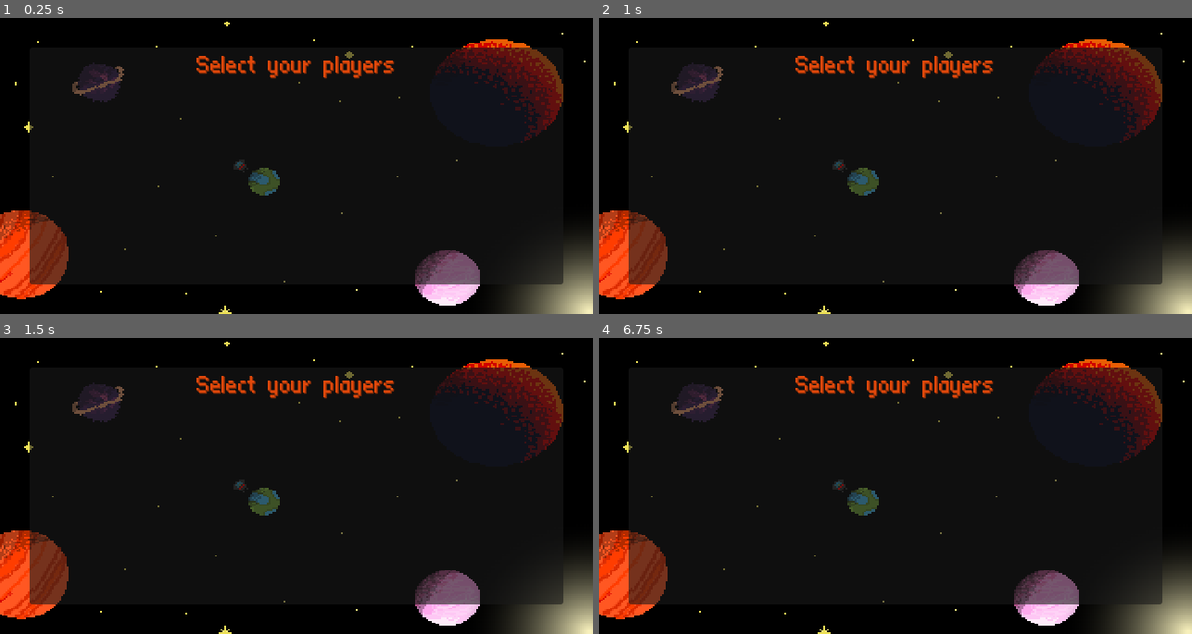
Above: before the commit, frames 1-4 (two rows, left to right).
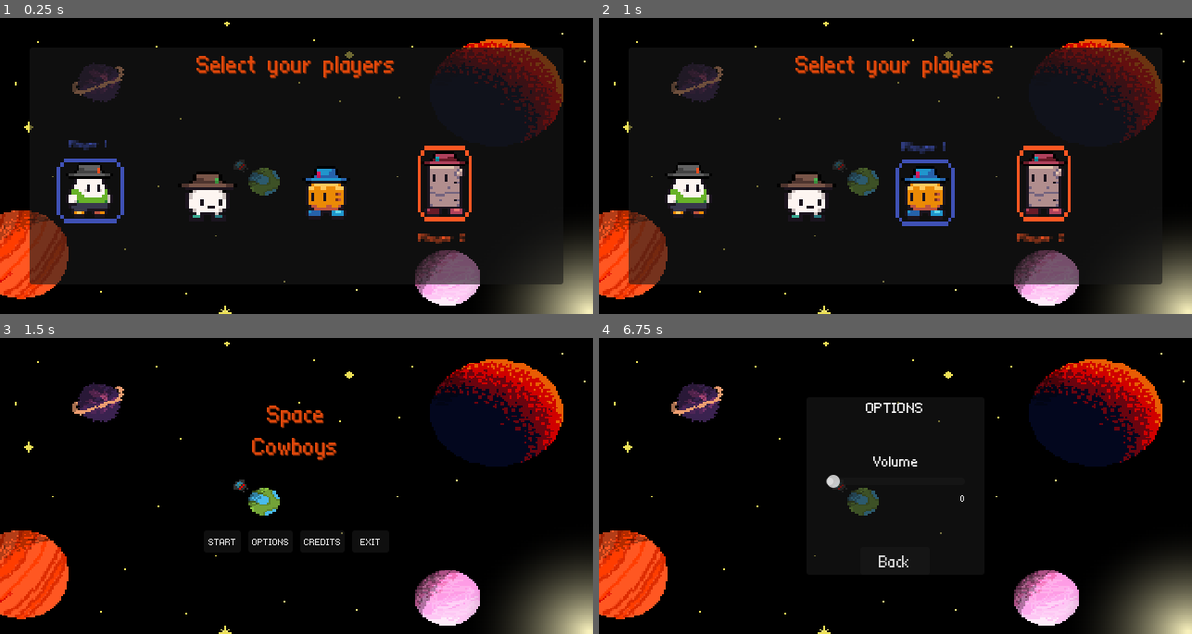
Above: after the commit, the same moments.

Repository: DanteAugusto/spaceCowboys
Game: Godot game, scene res://scenes/selection_menu.tscn
Same seed, same stepped clock (60 frames per second), same inputs: the game is played once before the commit and once after it. This scene is started directly instead of the project's main scene.
Inputs (mouse positions are in pixels of both pictures, inside the frame that each line leads up to):
- Up to frame 1 (0.25 s): no input
- Up to frame 2 (1 s): tap Enter (enter) at 0.5 s; hold Up (Up) from 0.53 s (still down); hold A (a) from 0.53 s (still down); tap D (d) at 0.8 s
- Up to frame 3 (1.5 s): keep holding Up (Up); tap Space at 1.25 s; release A (a) at 1.28 s; tap D (d) at 1.35 s
- Up to frame 4 (6.75 s): tap F (f) at 1.55 s; release Up (Up) at 2 s; click (824, 542) at 2 s, where only the run after the commit has a clickable "START"; tap Enter (enter) at 2.75, 5 s; hold Down (Down) 2.78-3.53 s; hold F (f) 2.78-3.53 s; tap H (h) at 3.05, 3.6 s; tap Space at 3.5, 5.75 s; hold Up (Up) 3.53-4.25 s; tap J (j) at 3.8 s; click (824, 542) at 4.25 s, where only the run after the commit has a clickable "START"; hold Up (Up) 5.03-5.78 s; hold J (j) 5.03-5.78 s; tap K (k) at 5.3, 5.85 s; hold Down (Down) 5.78-6.5 s; tap Up (Up) at 6.02 s; tap L (l) at 6.05 s; click (871, 542) at 6.5 s, where only the run after the commit has a clickable "OPTIONS"

The runs differ from the first frame. In frame 1, 4.3% of the frame differs, in the area x 9-80%, y 41-77%; in frame 2, 4.3%; in frame 3, 8.3%, in the area x 5-95%, y 10-90%; in frame 4, 7.4%.

Commit message:
updated selection_menu and menu_page scenes

Diff:
--- a/scenes/selection_menu.tscn
+++ b/scenes/selection_menu.tscn
@@ -1,7 +1,14 @@
-[gd_scene load_steps=3 format=3 uid="uid://bvaw6hkhfjcu4"]
+[gd_scene load_steps=10 format=3 uid="uid://bvaw6hkhfjcu4"]
 
 [ext_resource type="Texture2D" uid="uid://tls7xyloyxth" path="res://assets/background-menu-2.png" id="1_qs1la"]
+[ext_resource type="Script" path="res://scripts/selection.gd" id="2_1lrxc"]
 [ext_resource type="FontFile" uid="uid://conbt31x0xbxd" path="res://assets/at01.ttf" id="2_t27kk"]
+[ext_resource type="Texture2D" uid="uid://hiwsvgg716uy" path="res://assets/Cowboys Sprite/Mr.Mochi/Mr.Mochi - Idle.png" id="3_6a50m"]
+[ext_resource type="Texture2D" uid="uid://dl4flkm8dpn4u" path="res://assets/select-1.png" id="4_2gxy8"]
+[ext_resource type="Texture2D" uid="uid://d0sap7epa0ofl" path="res://assets/Cowboys Sprite/Onion/Onion - Idle.png" id="4_747jy"]
+[ext_resource type="Texture2D" uid="uid://0jtbdc0pvo4u" path="res://assets/Cowboys Sprite/Robo Pumpkin/Robo Pumpkin - Idle.png" id="5_hctiu"]
+[ext_resource type="Texture2D" uid="uid://clwmcxogy6pkt" path="res://assets/select-2.png" id="5_ir3fv"]
+[ext_resource type="Texture2D" uid="uid://dyv6a54kwtmwk" path="res://assets/Cowboys Sprite/Robo Totem/Robo Totem - Idle.png" id="6_p0l2j"]
 
 [node name="selection_menu" type="Control"]
 layout_mode = 3
@@ -17,10 +24,12 @@
 texture = ExtResource("1_qs1la")
 
 [node name="panel" type="PanelContainer" parent="."]
+layout_mode = 0
 offset_left = 32.0
 offset_top = 32.0
 offset_right = 608.0
 offset_bottom = 288.0
+script = ExtResource("2_1lrxc")
 
 [node name="title" type="Label" parent="panel"]
 layout_mode = 2
@@ -32,4 +41,193 @@
 text = "Select your players"
 horizontal_alignment = 1
 
-[node name="Sprite2D" type="Sprite2D" parent="panel"]
+[node name="mrmochi" type="Sprite2D" parent="panel"]
+position = Vector2(64, 152)
+scale = Vector2(2.78261, 2.90909)
+texture = ExtResource("3_6a50m")
+region_enabled = true
+region_rect = Rect2(4.14091, 10.4357, 23.3457, 22.1586)
+
+[node name="p1" type="TextureRect" parent="panel/mrmochi"]
+offset_left = -14.0
+offset_top = -14.0
+offset_right = 15.0
+offset_bottom = 16.0
+texture = ExtResource("4_2gxy8")
+
+[node name="label" type="Label" parent="panel/mrmochi/p1"]
+offset_left = 2.64063
+offset_top = -8.0
+offset_right = 25.6406
+offset_bottom = 3.0
+theme_override_colors/font_color = Color(0.247059, 0.317647, 0.709804, 1)
+theme_override_fonts/font = ExtResource("2_t27kk")
+theme_override_font_sizes/font_size = 7
+text = "Player 1"
+horizontal_alignment = 1
+vertical_alignment = 1
+
+[node name="p2" type="TextureRect" parent="panel/mrmochi"]
+visible = false
+offset_left = -14.0
+offset_top = -14.0
+offset_right = 15.0
+offset_bottom = 16.0
+texture = ExtResource("5_ir3fv")
+
+[node name="label" type="Label" parent="panel/mrmochi/p2"]
+offset_left = 2.5
+offset_top = 26.375
+offset_right = 25.5
+offset_bottom = 37.375
+theme_override_colors/font_color = Color(1, 0.337255, 0.133333, 1)
+theme_override_fonts/font = ExtResource("2_t27kk")
+theme_override_font_sizes/font_size = 7
+text = "Player 2"
+horizontal_alignment = 1
+vertical_alignment = 1
+
+[node name="onion" type="Sprite2D" parent="panel"]
+position = Vector2(192, 160)
+scale = Vector2(4, 3.36842)
+texture = ExtResource("4_747jy")
+region_enabled = true
+region_rect = Rect2(-0.0254517, -0.223055, 16.2233, 19.9823)
+
+[node name="p1" type="TextureRect" parent="panel/onion"]
+visible = false
+offset_left = -10.0
+offset_top = -12.0
+offset_right = 10.0
+offset_bottom = 12.0
+texture = ExtResource("4_2gxy8")
+
+[node name="label" type="Label" parent="panel/onion/p1"]
+layout_mode = 0
+offset_left = 2.0
+offset_top = -6.70313
+offset_right = 18.0
+offset_bottom = 2.29688
+theme_override_colors/font_color = Color(0.247059, 0.317647, 0.709804, 1)
+theme_override_fonts/font = ExtResource("2_t27kk")
+theme_override_font_sizes/font_size = 6
+text = "Player 1"
+horizontal_alignment = 1
+vertical_alignment = 1
+
+[node name="p2" type="TextureRect" parent="panel/onion"]
+visible = false
+offset_left = -10.0
+offset_top = -12.0
+offset_right = 10.0
+offset_bottom = 12.0
+texture = ExtResource("5_ir3fv")
+
+[node name="label" type="Label" parent="panel/onion/p2"]
+layout_mode = 0
+offset_left = 2.0
+offset_top = 21.2031
+offset_right = 18.0
+offset_bottom = 31.2031
+theme_override_colors/font_color = Color(1, 0.337255, 0.133333, 1)
+theme_override_fonts/font = ExtResource("2_t27kk")
+theme_override_font_sizes/font_size = 6
+text = "Player 2"
+horizontal_alignment = 1
+vertical_alignment = 1
+
+[node name="robo_pumpkin" type="Sprite2D" parent="panel"]
+position = Vector2(320, 160)
+scale = Vector2(3.2, 3.2)
+texture = ExtResource("5_hctiu")
+region_rect = Rect2(20.2291, 21.9052, 1.21617, 2.43235)
+
+[node name="p1" type="TextureRect" parent="panel/robo_pumpkin"]
+visible = false
+offset_left = -11.0
+offset_top = -15.0
+offset_right = 11.0
+offset_bottom = 13.0
+texture = ExtResource("4_2gxy8")
+
+[node name="label" type="Label" parent="panel/robo_pumpkin/p1"]
+layout_mode = 0
+offset_left = 0.999992
+offset_top = -7.1875
+offset_right = 21.0
+offset_bottom = 2.8125
+theme_override_colors/font_color = Color(0.247059, 0.317647, 0.709804, 1)
+theme_override_fonts/font = ExtResource("2_t27kk")
+theme_override_font_sizes/font_size = 7
+text = "Player 1"
+horizontal_alignment = 1
+vertical_alignment = 1
+
+[node name="p2" type="TextureRect" parent="panel/robo_pumpkin"]
+visible = false
+offset_left = -11.0
+offset_top = -15.0
+offset_right = 11.0
+offset_bottom = 13.0
+texture = ExtResource("5_ir3fv")
+
+[node name="Label" type="Label" parent="panel/robo_pumpkin/p2"]
+layout_mode = 0
+offset_left = 0.999992
+offset_top = 24.6875
+offset_right = 21.0
+offset_bottom = 34.6875
+theme_override_colors/font_color = Color(1, 0.337255, 0.133333, 1)
+theme_override_fonts/font = ExtResource("2_t27kk")
+theme_override_font_sizes/font_size = 7
+text = "Player 2"
+horizontal_alignment = 1
+vertical_alignment = 1
+
+[node name="robo_totem" type="Sprite2D" parent="panel"]
+position = Vector2(448, 139.273)
+scale = Vector2(3.2, 2.70455)
+texture = ExtResource("6_p0l2j")
+region_rect = Rect2(4.14091, 10.4357, 23.3457, 22.1586)
+
+[node name="p1" type="TextureRect" parent="panel/robo_totem"]
+visible = false
+offset_left = -10.0
+offset_top = -16.0
+offset_right = 10.0
+offset_bottom = 22.0
+texture = ExtResource("4_2gxy8")
+
+[node name="label" type="Label" parent="panel/robo_totem/p1"]
+layout_mode = 0
+offset_top = -8.5042
+offset_right = 20.0
+offset_bottom = 3.4958
+theme_override_colors/font_color = Color(0.247059, 0.317647, 0.709804, 1)
+theme_override_fonts/font = ExtResource("2_t27kk")
+theme_override_font_sizes/font_size = 7
+text = "Player 1"
+horizontal_alignment = 1
+vertical_alignment = 1
+
+[node name="p2" type="TextureRect" parent="panel/robo_totem"]
+offset_left = -10.0
+offset_top = -16.0
+offset_right = 10.0
+offset_bottom = 22.0
+texture = ExtResource("5_ir3fv")
+
+[node name="Label" type="Label" parent="panel/robo_totem/p2"]
+layout_mode = 0
+offset_top = 33.6471
+offset_right = 20.0
+offset_bottom = 45.6471
+theme_override_colors/font_color = Color(1, 0.337255, 0.133333, 1)
+theme_override_fonts/font = ExtResource("2_t27kk")
+theme_override_font_sizes/font_size = 7
+text = "Player 2"
+horizontal_alignment = 1
+vertical_alignment = 1
+
+[connection signal="p1_ready" from="panel" to="panel" method="go_to_next_scene"]
+[connection signal="p2_ready" from="panel" to="panel" method="go_to_next_scene"]
--- a/scripts/menu_page.gd
+++ b/scripts/menu_page.gd
@@ -2,7 +2,7 @@
 
 # Goes to introduction page
 func start_game():
-	get_tree().quit()
+	get_tree().change_scene_to_file("res://scenes/selection_menu.tscn")
 
 # Goes to the options page
 func options_page():
